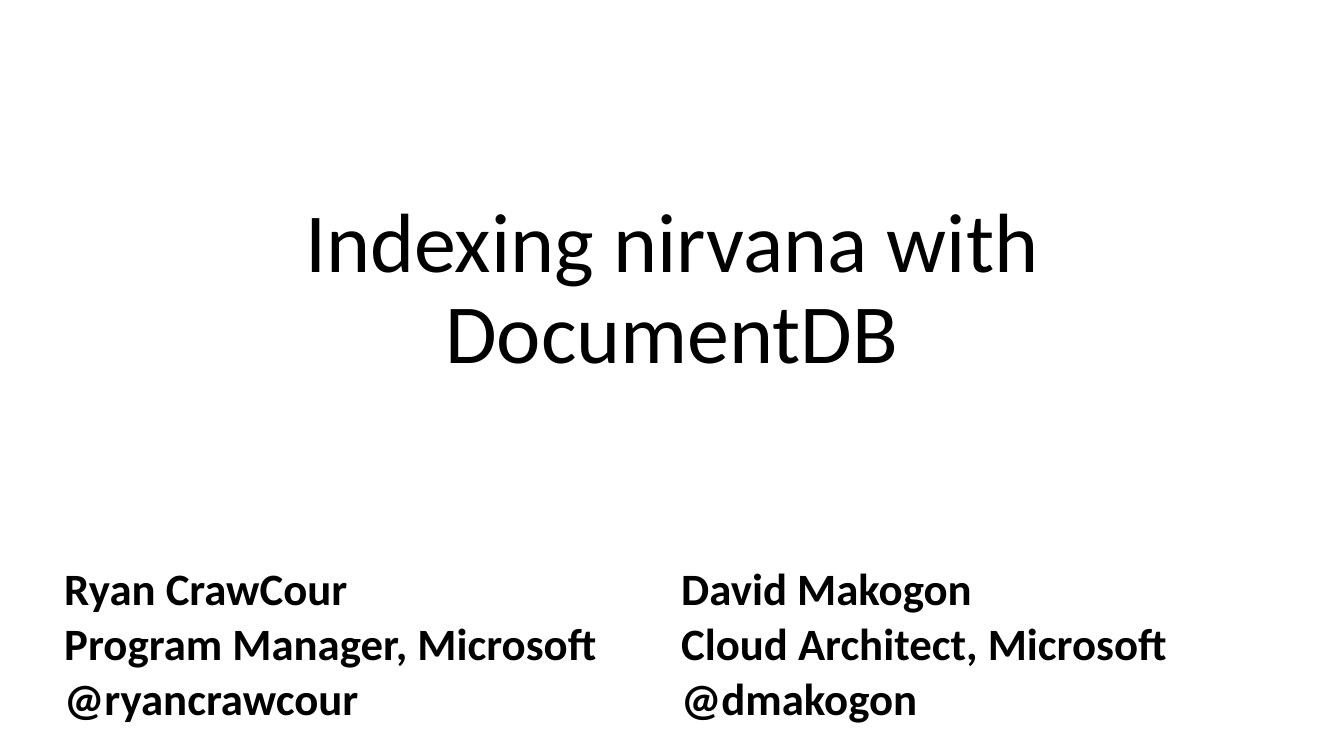
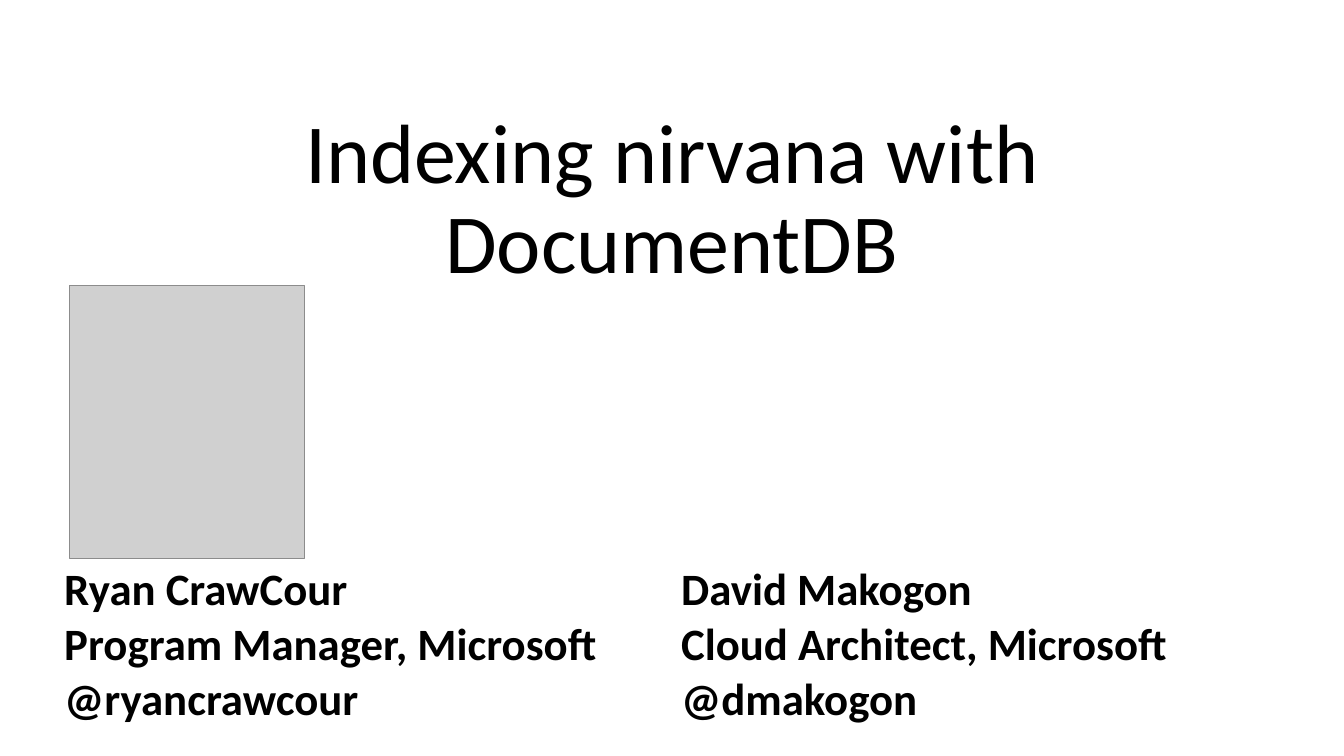
Before and after one commit to dmakogon/nosqlnow2015, a slide deck: slide 1 of indexing-nirvana.pptx. Drawn at 1344x756 pixels with LibreOffice and Linux fonts; fonts in the diff are those of the drawing; grey boxes stand for pictures. Boxes give left, top, right and bottom in pixels: in the first picture for what was removed or moved away, otherwise in the second. Text is boxed around its words. In the diff, an @@ line names an element or a change of style, - is before the commit and + after.

```diff
--- a/indexing-nirvana.pptx
+++ b/indexing-nirvana.pptx
@@ title "Indexing nirvana with DocumentDB": place and size @@
-title "Indexing nirvana with DocumentDB" at bbox=[305, 213, 1038, 364]
+title "Indexing nirvana with DocumentDB" at bbox=[305, 124, 1038, 274]
@@ picture added at bbox=[70, 285, 304, 559] @@
```
Also in this commit, not shown: 2 other slides changed, 10 slides added.
